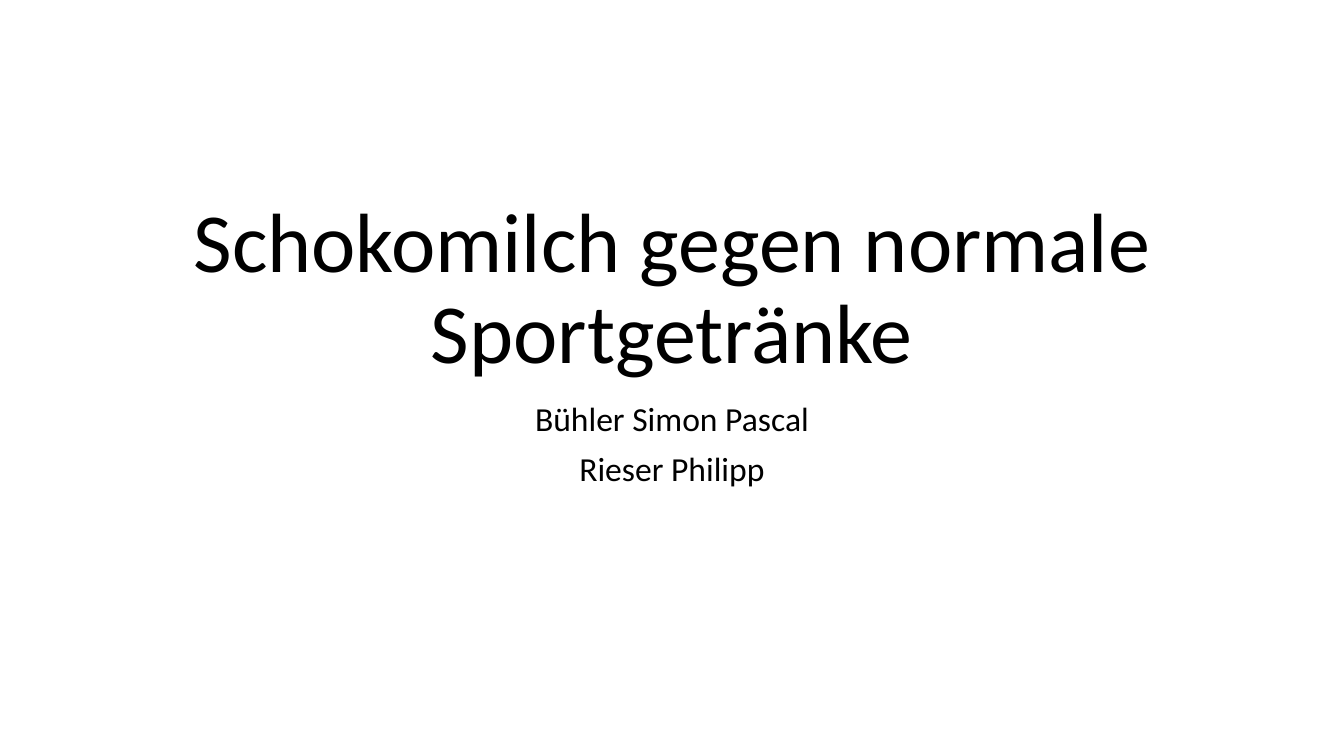
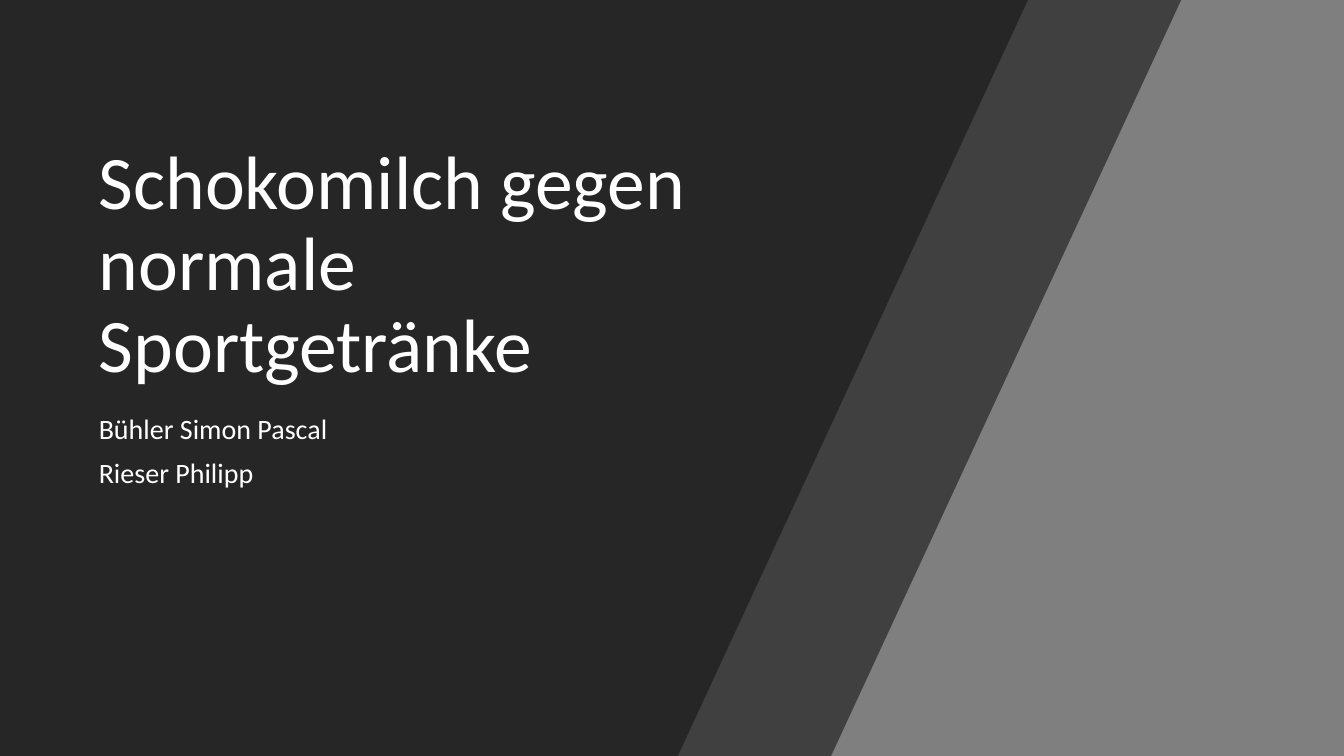
Before and after one commit to buehlpa/ChocolateMilkStudy, a slide deck: slide 1 of pp.pptx. Drawn at 1344x756 pixels with LibreOffice and Linux fonts; fonts in the diff are those of the drawing. Boxes give left, top, right and bottom in pixels: in the first picture for what was removed or moved away, otherwise in the second. Text is boxed around its words. In the diff, an @@ line names an element or a change of style, - is before the commit and + after.

Commit message:
Designgewichte, powerpoint-design

```diff
--- a/pp.pptx
+++ b/pp.pptx
@@ background #FFFFFF to #7C7C7C @@
@@ rectangle added at (0, 0, 1344, 756), fill #7F7F7F @@
@@ freeform shape added at (0, 0, 1028, 756), fill #262626 @@
@@ freeform shape added at (137, 0, 1182, 756), fill #262626 at 70% opacity @@
@@ title "Schokomilch gegen normale Sportgetränke": place and size @@
-title "Schokomilch gegen normale Sportgetränke" at (193, 213, 1150, 378)
+title "Schokomilch gegen normale Sportgetränke" at (99, 156, 685, 385)
@@ title "Schokomilch gegen normale Sportgetränke" at (99, 156, 685, 385): size 60 to 54 pt, text colour #000000 to #FFFFFF; alignment centre to left @@
@@ subtitle "Bühler Simon Pascal": place and size @@
-subtitle "Bühler Simon Pascal" at (535, 407, 809, 487)
+subtitle "Bühler Simon Pascal" at (99, 419, 327, 488)
@@ subtitle "Bühler Simon Pascal" at (99, 419, 327, 488): size 24 to 20 pt, text colour #000000 to #FFFFFF; alignment centre to left @@
```
Also in this commit, not shown: 9 other slides changed, 3 slides added, 1 slide removed, 5 other files.
